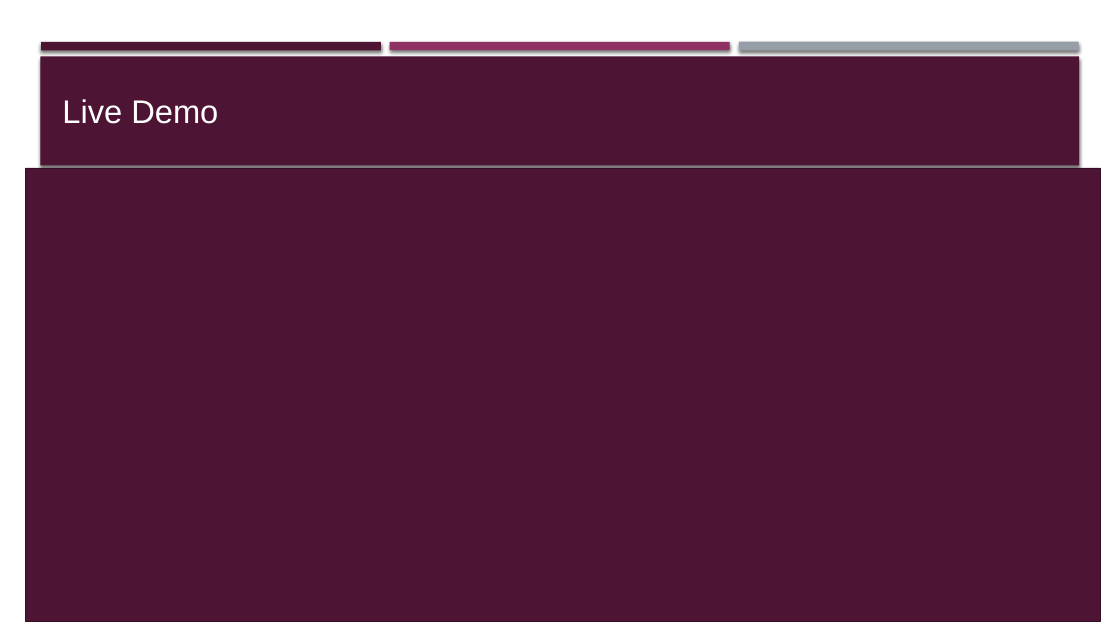
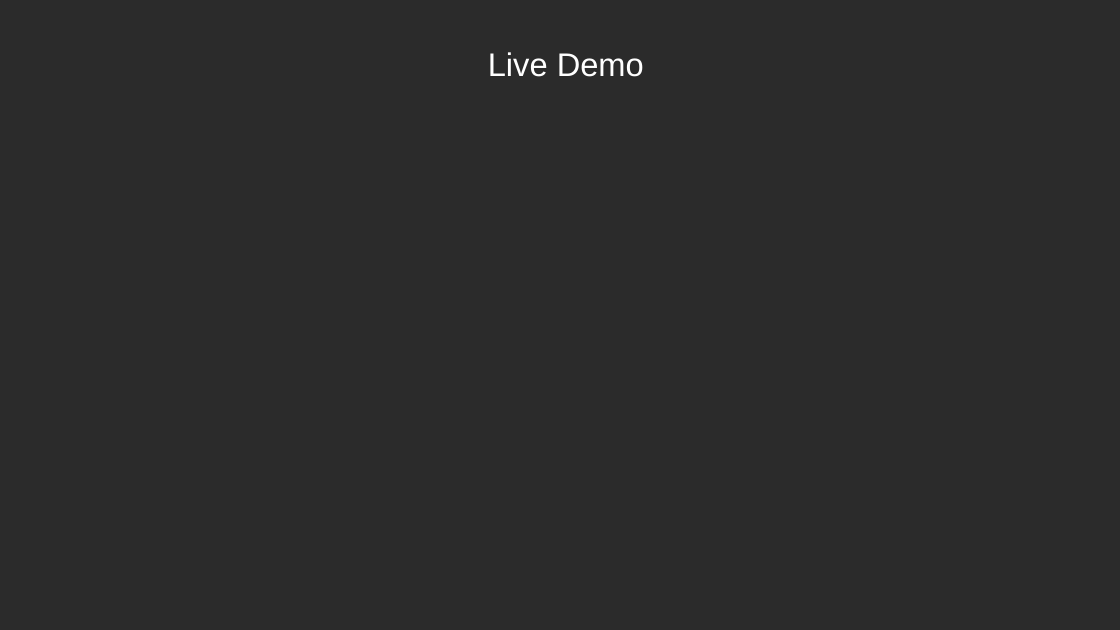
Before and after one commit to YoussifAssem/Genatac, a slide deck: slide 17 of E-Genetics/Proposal/genetics(2).pptx (slide 19 before the commit). Drawn at 1120x630 pixels with LibreOffice and Linux fonts; fonts in the diff are those of the drawing; background and template pictures are left out; a plain dark background stands for a picture behind light text. Boxes give left, top, right and bottom in pixels: in the first picture for what was removed or moved away, otherwise in the second. Text is boxed around its words. In the diff, an @@ line names an element or a change of style, - is before the commit and + after.

```diff
--- a/E-Genetics/Proposal/genetics(2).pptx
+++ b/E-Genetics/Proposal/genetics(2).pptx
@@ background #FFFFFF to picture (left out) @@
@@ text "Live Demo": place and size @@
-text "Live Demo" at bbox=[62, 99, 218, 124]
+text "Live Demo" at bbox=[488, 52, 644, 77]
@@ text "Live Demo" at bbox=[488, 52, 644, 77]: alignment left to centre @@
@@ rectangle removed at bbox=[40, 56, 1080, 166] @@
@@ rectangle removed at bbox=[41, 42, 381, 50] @@
@@ rectangle removed at bbox=[390, 42, 730, 50] @@
@@ rectangle removed at bbox=[739, 42, 1079, 51] @@
@@ rectangle removed at bbox=[25, 168, 1101, 622] @@
```
Also in this commit, not shown: 12 other slides changed, 6 slides added, 8 slides removed, 2 other files.
